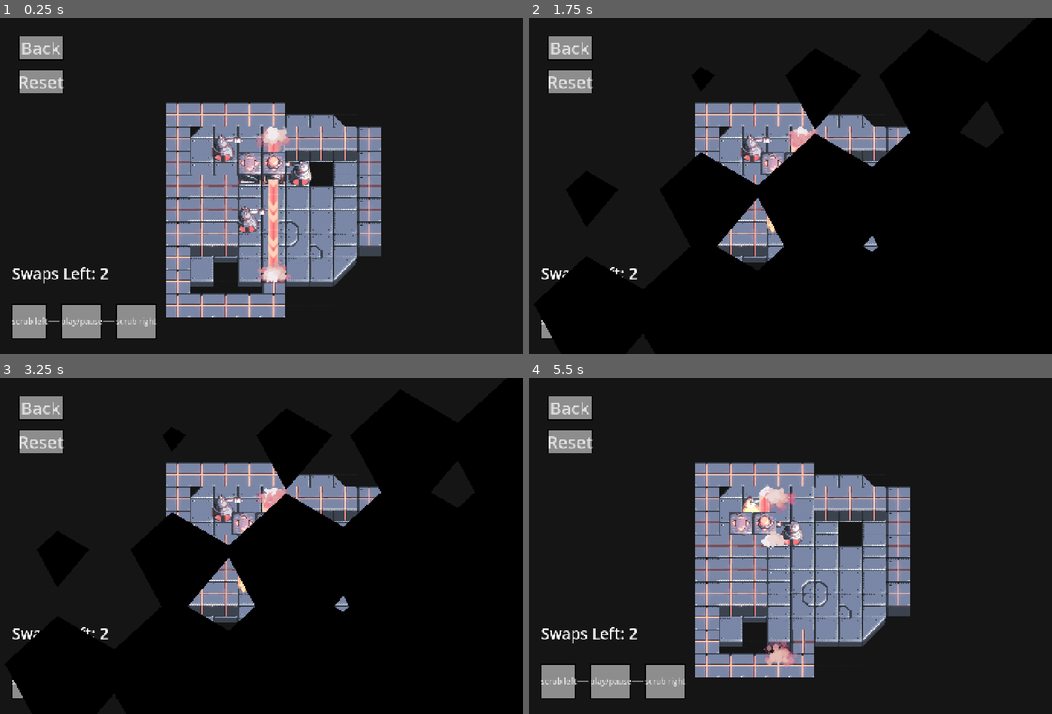
Above: before the commit, frames 1-4 (two rows, left to right).
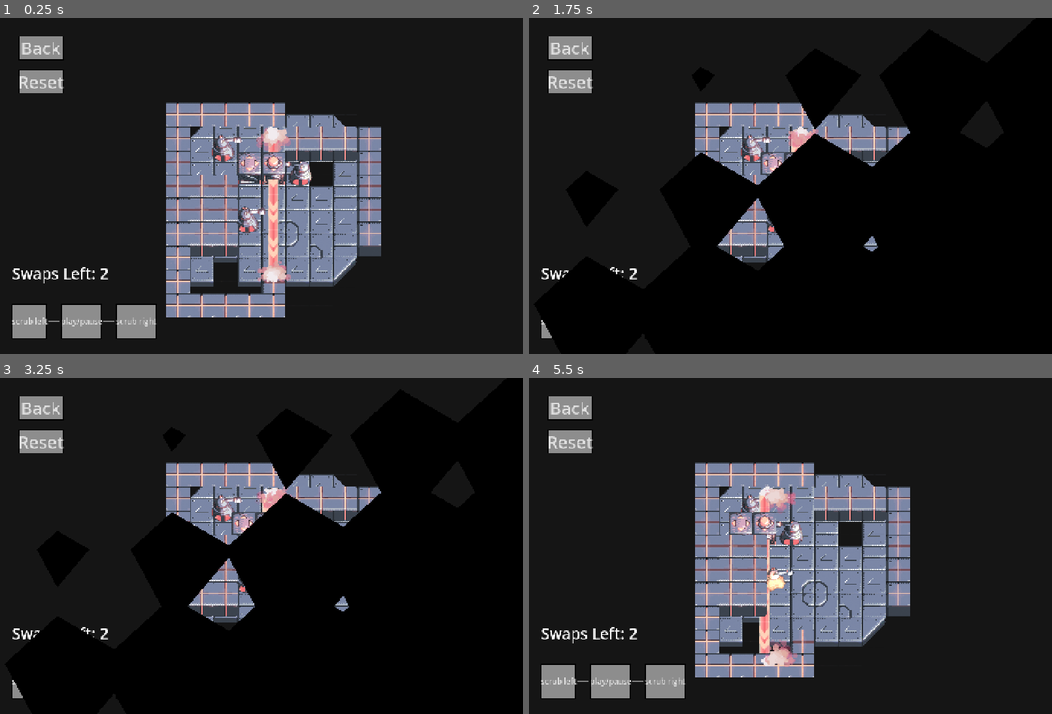
Above: after the commit, the same moments.

Repository: eevx/mind-swap
Game: Godot game, scene res://Levels/test_level_2.tscn
Two runs of this game, one before a commit and one after it. Both use one fixed random seed, a clock stepped at 60 frames per second and the inputs below. The project has no main scene, so this scene is started directly.
Inputs (mouse positions are in pixels of both pictures, inside the frame that each line leads up to):
- Up to frame 1 (0.25 s): no input
- Up to frame 2 (1.75 s): tap Enter at 0.5 s; move the mouse to (905, 169) at 0.52 s; hold Right (ui_right) 0.53-1.28 s; hold R (r) 0.53-1.28 s; click (905, 169) at 0.6 s; move the mouse to (685, 202) at 1.27 s; hold Down (ui_down) from 1.28 s (still down); tap R (r) at 1.35 s; click (685, 202) at 1.55 s
- Up to frame 3 (3.25 s): move the mouse to (313, 472) at 2.02 s; release Down (ui_down) at 2.03 s; hold R (r) 2.03-2.78 s; hold Right (ui_right) from 2.03 s (still down); click (313, 472) at 2.1 s; move the mouse to (235, 613) at 2.77 s; tap R (r) at 2.85 s; click (235, 613) at 3.05 s
- Up to frame 4 (5.5 s): move the mouse to (947, 596) at 3.52 s; release Right (ui_right) at 3.53 s; hold Space (space) 3.53-4.28 s; hold Left (ui_left) 3.53-5.03 s; click (947, 596) at 3.67 s; tap R (r) at 3.8 s; move the mouse to (963, 445) at 4.27 s; click (963, 445) at 4.35 s; move the mouse to (816, 546) at 5.02 s; hold Down (ui_down) from 5.03 s (still down); hold R (r) from 5.03 s (still down); click (816, 546) at 5.17 s

The runs differ from the first frame. In frame 1, 0.2% of the frame differs, in the area x 37-68%, y 30-82%; in frame 2, 0.1%; in frame 3, 0.1%; in frame 4, 1.2%, in the area x 37-68%, y 30-86%.
Error before the commit: Attempt to call function 'get_global_mouse_position' in base 'null instance' on a null instance. (res://Globals/GridManager.gd:22)

Commit message:
sdfdfsgdfgb

Diff:
--- a/GameObjectsAndData/MoveableBoxLaser.gd
+++ b/GameObjectsAndData/MoveableBoxLaser.gd
@@ -10,6 +10,8 @@
 
 @export var laser_1 : LaserLine
 @export var laser_2 : LaserLine
+
+var dropped := false
 
 func _ready():
 	super()
@@ -26,17 +28,27 @@
 	if not object_data:
 		return
 
-	var pos = GridManager.get_object_grid_pos(object_data)
-	var further_check := true
-	if GridManager.get_cell_data_world(global_position).get_occupant():
-		further_check = GridManager.get_cell_data_world(global_position).get_occupant().ref_to_node == self
-	if not pos and not further_check:
+	if dropped:
 		laser_1.hide()
 		laser_2.hide()
 		return
 	else:
 		laser_1.show()
 		laser_2.show()
+
+	var pos = GridManager.world_to_grid(global_position)
+
+	#var pos = GridManager.get_object_grid_pos(object_data)
+	#var further_check := true
+	#if GridManager.get_cell_data_world(global_position).get_occupant():
+		#further_check = GridManager.get_cell_data_world(global_position).get_occupant().ref_to_node == self
+	#if not pos and not further_check:
+		#laser_1.hide()
+		#laser_2.hide()
+		#return
+	#else:
+		#laser_1.show()
+		#laser_2.show()
 
 	var max_extent := 40
 	var directions := []
@@ -74,9 +86,18 @@
 	if not object_data:
 		return
 
-	var pos = GridManager.get_object_grid_pos(object_data)
-	if not pos:
+	if dropped:
 		return
+
+	var pos = GridManager.world_to_grid(global_position)
+
+	#var pos = GridManager.get_object_grid_pos(object_data)
+	#var further_check := true
+	#if GridManager.get_cell_data_world(global_position).get_occupant():
+		#further_check = GridManager.get_cell_data_world(global_position).get_occupant().ref_to_node == self
+	#if not pos and not further_check:
+		#return
+
 	var max_extent := 40
 	var directions := []
 	match laser_direction:
@@ -101,3 +122,7 @@
 			elif occupant is MoveableObjectData or cell_data.get_type() == cell_data.cell_type.WALL:
 				ends.push_back(i)
 				break
+
+func _drop_animation(is_drop: bool):
+	super(is_drop)
+	dropped = is_drop
--- a/Globals/GridManager.gd
+++ b/Globals/GridManager.gd
@@ -17,13 +17,13 @@
 	for character_data in get_sorted_characters():
 		print(character_data.turn_order)
 
-func _process(_delta):
-	if Input.is_action_just_pressed("left_click"):
-		var pos = world_to_grid(get_tree().current_scene.get_global_mouse_position())
-		print(get_cell_data(pos).cell_type.find_key(get_cell_data(pos).get_type()))
-		if get_cell_data(pos).get_occupant():
-			print(get_cell_data(pos).get_occupant().ref_to_node)
-	#if Input.is_action_just_pressed("ui_right"):
+#func _process(_delta):
+	#if Input.is_action_just_pressed("left_click"):
+		#var pos = world_to_grid(get_tree().current_scene.get_global_mouse_position())
+		#print(get_cell_data(pos).cell_type.find_key(get_cell_data(pos).get_type()))
+		#if get_cell_data(pos).get_occupant():
+			#print(get_cell_data(pos).get_occupant().ref_to_node)
+	##if Input.is_action_just_pressed("ui_right"):
 		#TurnManager.start_new_turn()
 		#TurnManager.advance_turn()
 	#if Input.is_action_just_pressed("ui_left"):
--- a/Levels/level_select_button.gd
+++ b/Levels/level_select_button.gd
@@ -4,4 +4,5 @@
 var level_path : String
 
 func _on_button_down():
-	SceneManager.goto_scene(level_path)
+	if not level_path.is_empty():
+		SceneManager.goto_scene(level_path)
--- a/Levels/level_select_screen.gd
+++ b/Levels/level_select_screen.gd
@@ -5,4 +5,6 @@
 	for child in get_children():
 		if child is LevelSelectButton:
 			child.text = "LVL " + str(i+1)
-			child.pat
+			if i < LevelArray.levels.size():
+				child.level_path = LevelArray.levels[i]
+		i += 1
--- a/project.godot
+++ b/project.godot
@@ -22,6 +22,7 @@
 TurnManager="*res://Globals/TurnManager.gd"
 ActionHistory="*res://Globals/ActionHistory.gd"
 SfxManager="*res://Globals/SFXManager.tscn"
+LevelArray="*res://Globals/level_array.tscn"
 
 [display]
 
Binary file added: Assets/sprite_sheet_2.png
Not shown, added: Assets/sprite_sheet_2.png.import
Binary file changed: Assets/test_sprite.png
